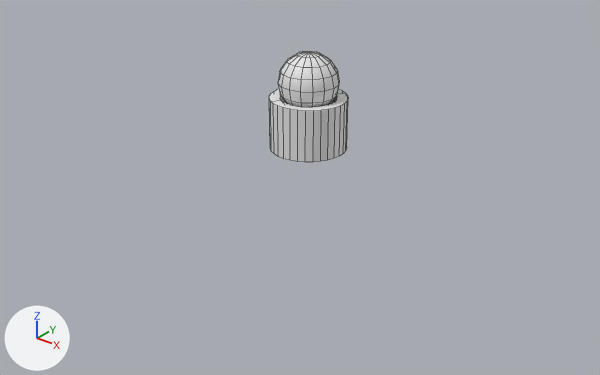
Before and after pictures for a commit that changed the Blender file Assets/Blender/RotationDais/rotation-dais.blend.
One viewpoint serves both versions: a 50 mm lens placed at (12.3, -15.73, 8.48), pointed at (0.36, -0.8, -0.77). Lighting does not change. The marker at lower left points along +X, +Y and +Z. The older version comes first. Mesh edges are drawn as thin lines.

Before the edit, the objects in view are built like this:
```python
me_cube = bpy.data.meshes.new('Cube')
me_cube.from_pydata(...)  # a 32-sided cylinder along z spanning x -1.0..1.0, y -1.0..1.0, z 0.0..1.36
me_cube.materials.append(mat_material)  # white #e7e7e7
me_sphere = bpy.data.meshes.new('Sphere')
me_sphere.from_pydata(...)  # a UV sphere (16 segments, 8 rings, poles along z) spanning x -0.78..0.78, y -0.78..0.78, z -0.78..0.78
me_sphere.polygons.foreach_set('use_smooth', [True] * 128)
me_sphere_001 = bpy.data.meshes.new('Sphere.001')
me_sphere_001.from_pydata(...)  # a UV sphere (16 segments, 8 rings, poles along z) spanning x -1.0..1.0, y -1.0..1.0, z -1.0..1.0
ob_rotationdais = bpy.data.objects.new('RotationDais', me_cube)
ob_rotationdais.location = (0.0, 0.0, 0.0)
_m = ob_rotationdais.modifiers.new('Boolean', 'BOOLEAN')
_m.object = ob_rotationdaisball_001
ob_rotationdaisball = bpy.data.objects.new('RotationDaisBall', me_sphere)
ob_rotationdaisball.location = (0.0, 0.0, 1.75)
ob_rotationdaisball_001 = bpy.data.objects.new('RotationDaisBall.001', me_sphere_001)
ob_rotationdaisball_001.location = (0.0, 0.0, 1.747)
ob_rotationdaisball_001.scale = (0.843, 0.843, 0.843)
ob_rotationdaisball_001.hide_set(True)
```
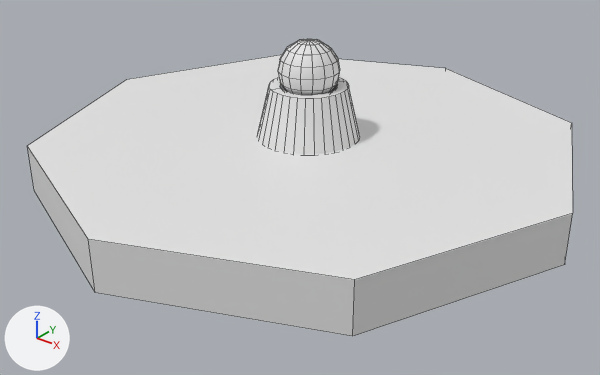
ob_rotationdaisball_001 is not drawn itself; it is used by a modifier of ob_rotationdais.

Changed parts and their boxes (x1, y1, x2, y2) in the pictures (600 x 375 px; the box of a moved part takes in the faces that stretch with it):
'RotationDaisPlatform', added: after (27, 55, 573, 336)
'RotationDais', reshaped, moved (29% wider): before (269, 89, 348, 162); after (258, 77, 360, 154)
'RotationDaisBall', moved: before (278, 51, 339, 107); after (278, 39, 340, 95)
part 1 of me_cube, moved or reshaped: before (269, 99, 348, 162); after (258, 86, 360, 154)

The change, as a list of edits to the scene's bpy script:
```text
Change me_cube:
    used by ob_rotationdais; location = (0.0, 0.0, 0.0)
    remove me_cube.from_pydata(...)  # 64 vertices, 34 faces; spans x -1.0..1.0, y -1.0..1.0, z 0.0..1.36
    add me_cube.from_pydata(...)  # 64 vertices, 34 faces; spans x -1.33..1.33, y -1.33..1.33, z 0.0..1.36
    me_cube part 1: all 32 vertices in x -1.0..1.0, y -1.0..1.0, z 0.0 are scaled about their middle by (1.33, 1.33, 1)
Add me_cylinder:
    me_cylinder.from_pydata(...)  # an 8-sided cylinder along z spanning x -7.07..7.07, y -7.07..7.07, z -0.9..0.35
Change ob_rotationdais:
    ob_rotationdais.location: (0.0, 0.0, 0.0) -> (0.0, 0.0, 0.32)
Change ob_rotationdaisball:
    ob_rotationdaisball.location: (0.0, 0.0, 1.75) -> (0.0, 0.0, 2.06)
Change ob_rotationdaisball_001:
    ob_rotationdaisball_001.location: (0.0, 0.0, 1.747) -> (0.0, 0.0, 2.063)
Add ob_rotationdaisplatform:
    ob_rotationdaisplatform = bpy.data.objects.new('RotationDaisPlatform', me_cylinder)
    ob_rotationdaisplatform.location = (0.0, 0.0, 0.0)
```
